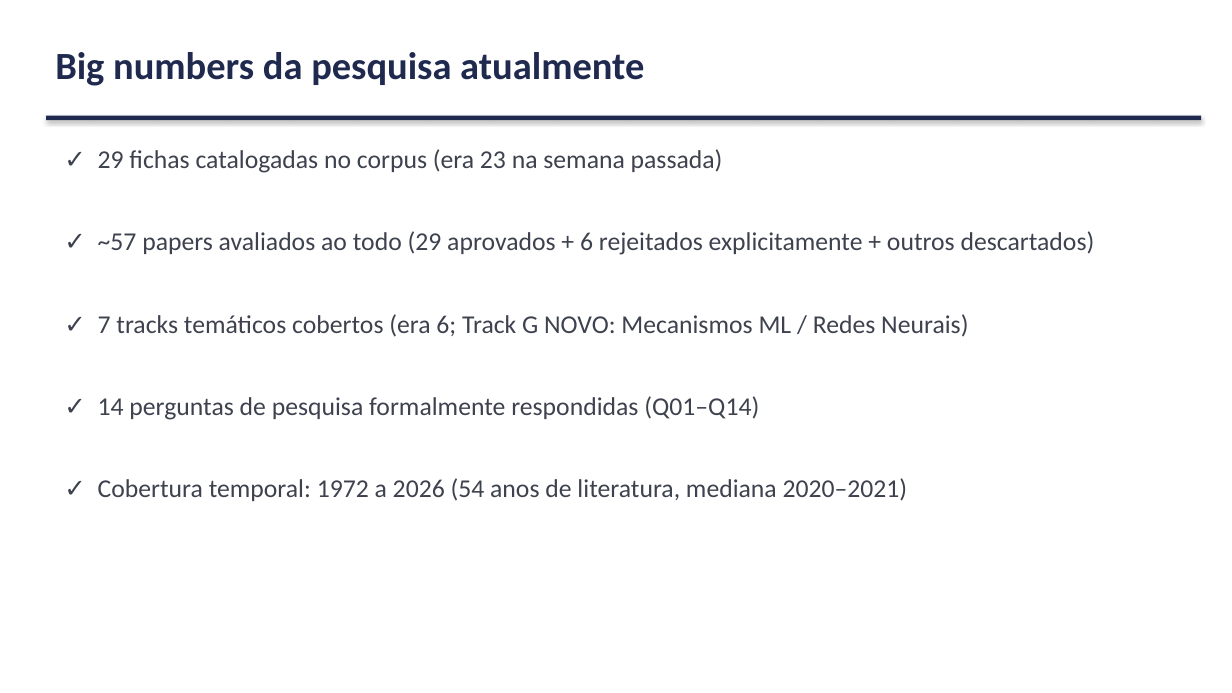
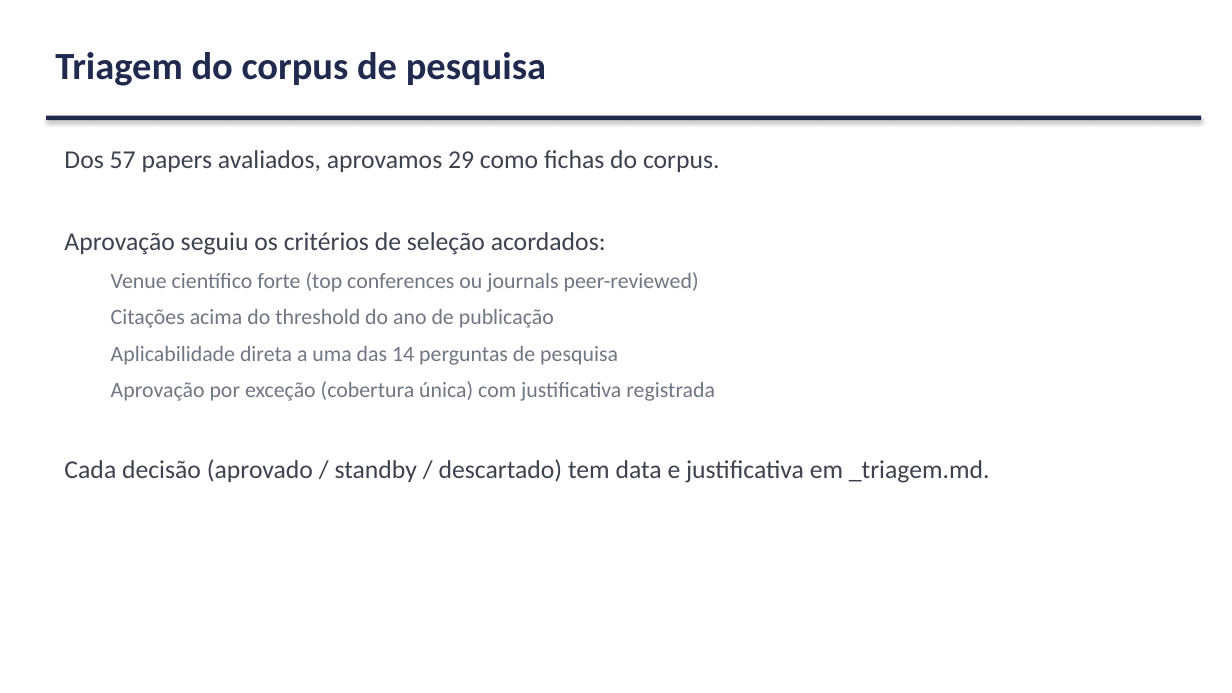
Before and after one commit to marcellozzetti/Facial-Recognition-Models-Mitigating-Bias, a slide deck: slide 12 of docs/ativo/material_reuniao_orientador_v3.2.1.pptx. Drawn at 1232x693 pixels with LibreOffice and Linux fonts; fonts in the diff are those of the drawing. Boxes give left, top, right and bottom in pixels: in the first picture for what was removed or moved away, otherwise in the second. Text is boxed around its words. In the diff, an @@ line names an element or a change of style, - is before the commit and + after.

```diff
--- a/docs/ativo/material_reuniao_orientador_v3.2.1.pptx
+++ b/docs/ativo/material_reuniao_orientador_v3.2.1.pptx
@@ text at (55, 52, 546, 86): text changed @@
-Big numbers da pesquisa atualmente
+Triagem do corpus de pesquisa
@@ text at (64, 150, 990, 483): text changed; size 20 to 17 pt; text colour #3D424E to #707682 @@
-✓ 29 fichas catalogadas no corpus (era 23 na semana passada)
-✓ ~57 papers avaliados ao todo (29 aprovados + 6 rejeitados explicitamente + outros descartados)
-✓ 7 tracks temáticos cobertos (era 6; Track G NOVO: Mecanismos ML / Redes Neurais)
-✓ 14 perguntas de pesquisa formalmente respondidas (Q01–Q14)
-✓ Cobertura temporal: 1972 a 2026 (54 anos de literatura, mediana 2020–2021)
+Dos 57 papers avaliados, aprovamos 29 como fichas do corpus.
+Aprovação seguiu os critérios de seleção acordados:
+  Venue científico forte (top conferences ou journals peer-reviewed)
+  Citações acima do threshold do ano de publicação
+  Aplicabilidade direta a uma das 14 perguntas de pesquisa
+  Aprovação por exceção (cobertura única) com justificativa registrada
+Cada decisão (aprovado / standby / descartado) tem data e justificativa em _triagem.md.
```
Also in this commit, not shown: 2 other slides changed, 2 slides added, 2 slides removed, 1 other file.
